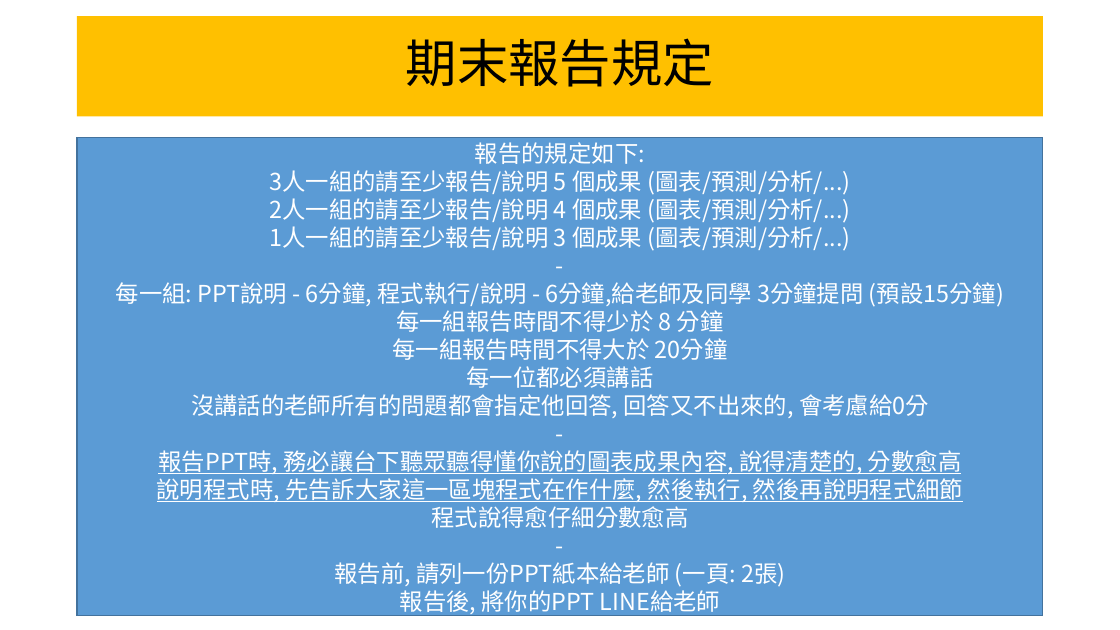
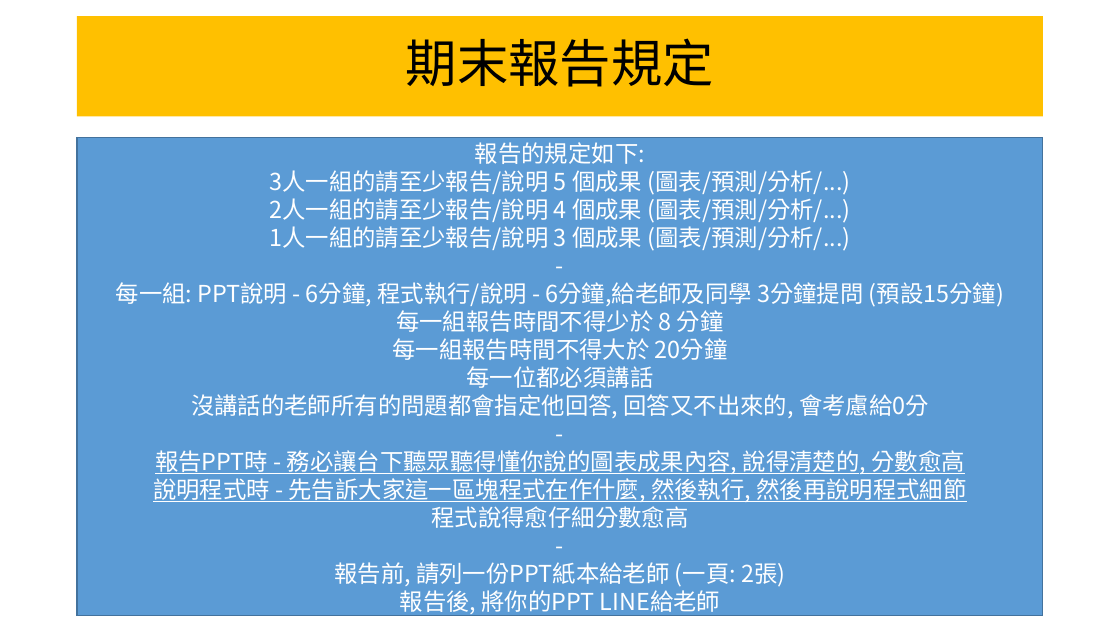
Before and after one commit to chih-chengwu/Data-Mining-MarkDown, a slide deck: slide 8 of 第一週_1.課堂規定及評量標準.pptx (slide 7 before the commit). Drawn at 1120x630 pixels with LibreOffice and Linux fonts; fonts in the diff are those of the drawing. Boxes give left, top, right and bottom in pixels: in the first picture for what was removed or moved away, otherwise in the second. Text is boxed around its words. In the diff, an @@ line names an element or a change of style, - is before the commit and + after.

```diff
--- a/第一週_1.課堂規定及評量標準.pptx
+++ b/第一週_1.課堂規定及評量標準.pptx
@@ text in rectangle at [153, 450, 966, 502]: text changed @@
-報告PPT時, 務必讓台下聽眾聽得懂你說的圖表成果內容, 說得清楚的, 分數愈高
-說明程式時, 先告訴大家這一區塊程式在作什麼, 然後執行, 然後再說明程式細節
+報告PPT時 - 務必讓台下聽眾聽得懂你說的圖表成果內容, 說得清楚的, 分數愈高
+說明程式時 - 先告訴大家這一區塊程式在作什麼, 然後執行, 然後再說明程式細節
```
Also in this commit, not shown: 6 other slides changed, 1 other file.
